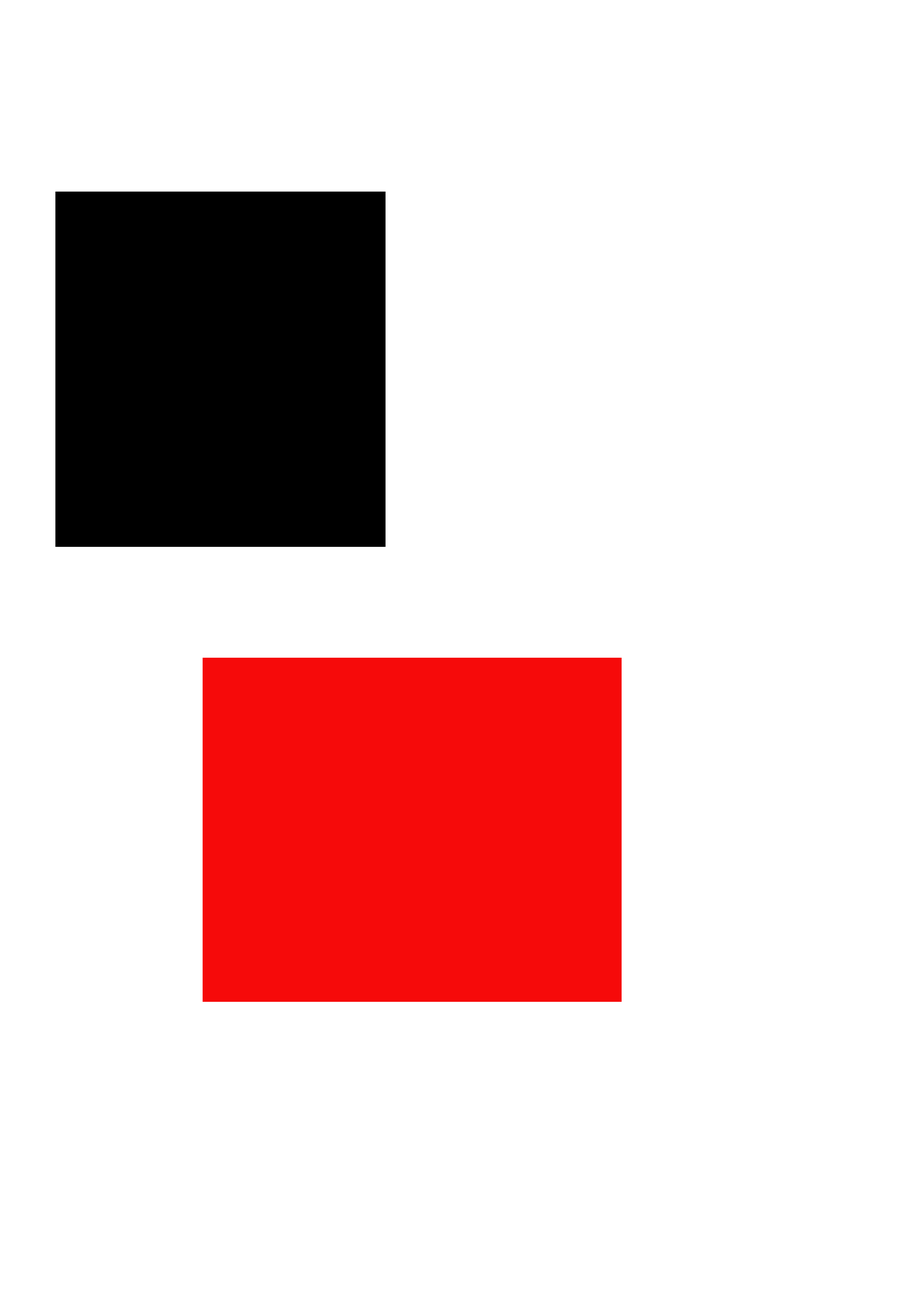
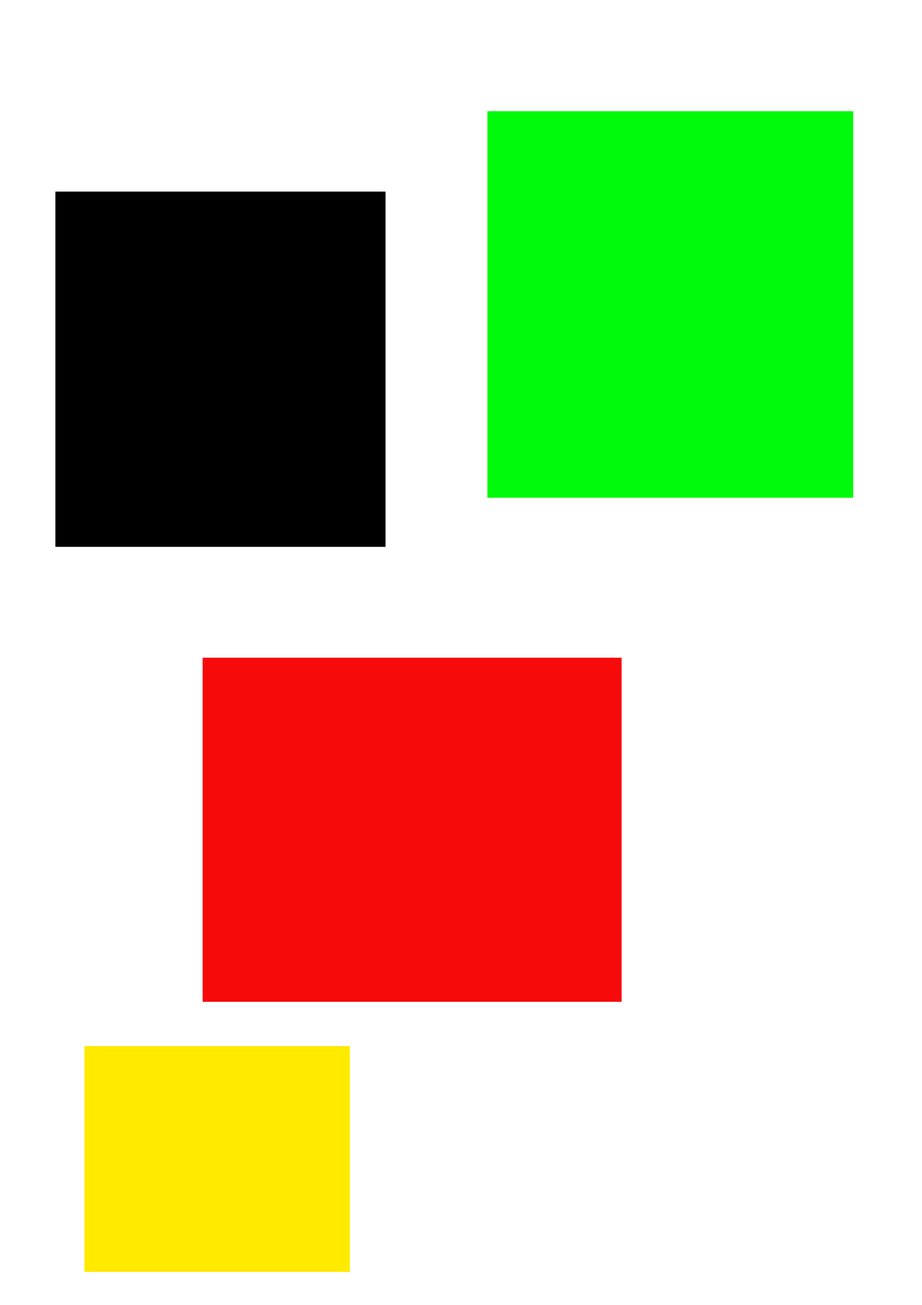
Layered file, before and after one edit (922×1305). Changes by layer:
added layer "Layer 4" above "Layer 3" over [84, 1045, 350, 1272]
added layer "Layer 3" above "Layer 2" over [487, 111, 854, 498]
